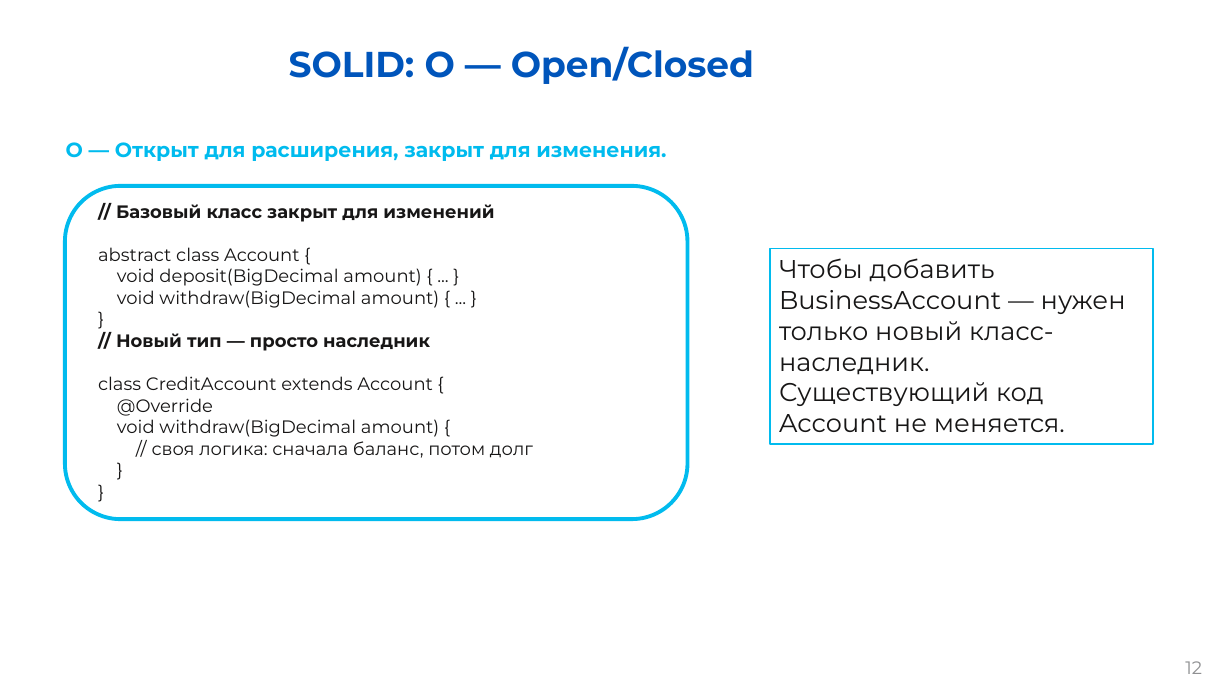
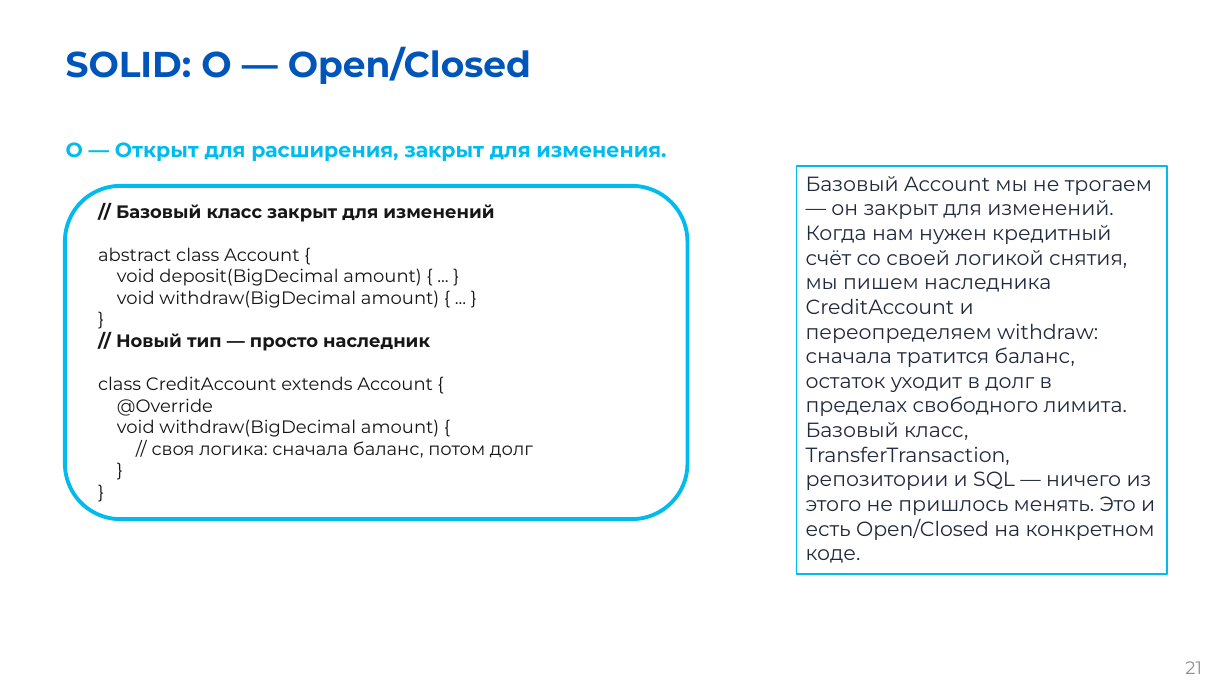
Before and after one commit to kmozgovoj11-rgb/bank_simulator, a slide deck: slide 21 of Презентация.pptx (slide 12 before the commit). Drawn at 1232x693 pixels with LibreOffice and Linux fonts; fonts in the diff are those of the drawing; background and template pictures are left out. Boxes give left, top, right and bottom in pixels: in the first picture for what was removed or moved away, otherwise in the second. Text is boxed around its words. In the diff, an @@ line names an element or a change of style, - is before the commit and + after.

```diff
--- a/Презентация.pptx
+++ b/Презентация.pptx
@@ title "SOLID: O — Open/Closed" at (x1=66, y1=46, x2=531, y2=84): alignment centre to left @@
@@ text added at (x1=797, y1=166, x2=1167, y2=574), outline #01BBEE 1.5 pt, 16 pt, text #222A3F @@
+Базовый Account мы не трогаем — он закрыт для изменений. Когда нам нужен кредитный счёт со своей логикой снятия, мы пишем наследника CreditAccount и переопределяем withdraw: сначала тратится баланс, остаток уходит в долг в пределах свободного лимита. Базовый класс, TransferTransaction, репозитории и SQL — ничего из этого не пришлось менять. Это и есть Open/Closed на конкретном коде.
@@ rectangle removed at (x1=770, y1=249, x2=1153, y2=445) @@
-Чтобы добавить BusinessAccount — нужен только новый класс-наследник. Существующий код Account не меняется.
@@ page number at (x1=1185, y1=661, x2=1202, y2=674): text changed @@
-12
+21
```
Also in this commit, not shown: 15 other slides changed, 16 slides added, 2 slides removed.
